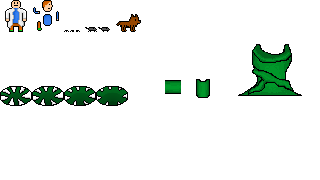
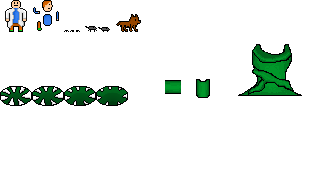
Two versions of the same layered image (320 × 180). Layer-by-layer changes:
painted on "leg1" (2nd of 5, in "dog") over [130, 26, 138, 32]
painted on "leg1" (3rd of 5, in "dog") over [129, 24, 136, 32]
painted on "leg1" (4th of 5, in "dog") over [124, 25, 128, 32]
painted on "rat1" over [85, 26, 97, 32]
